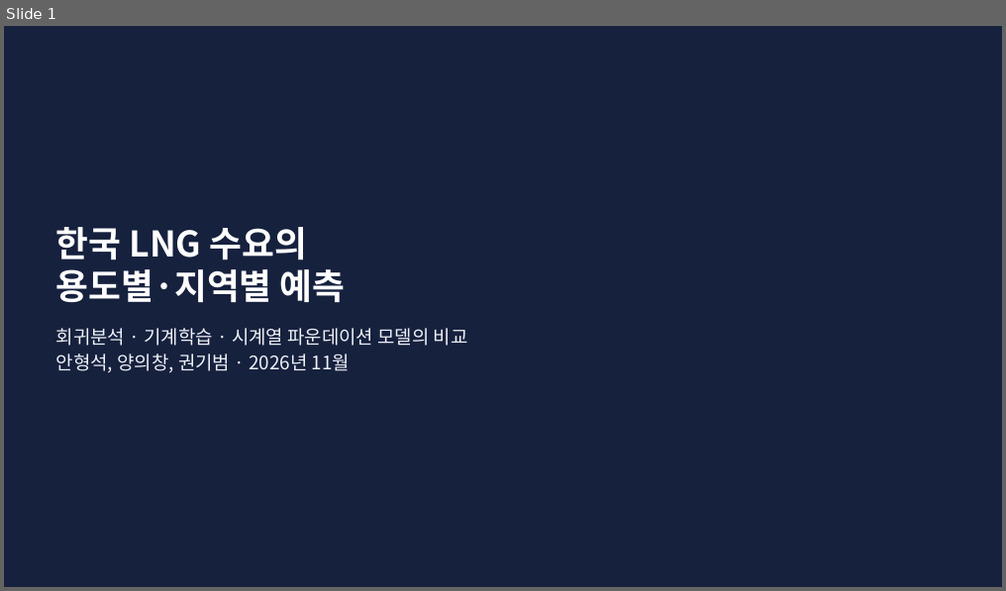
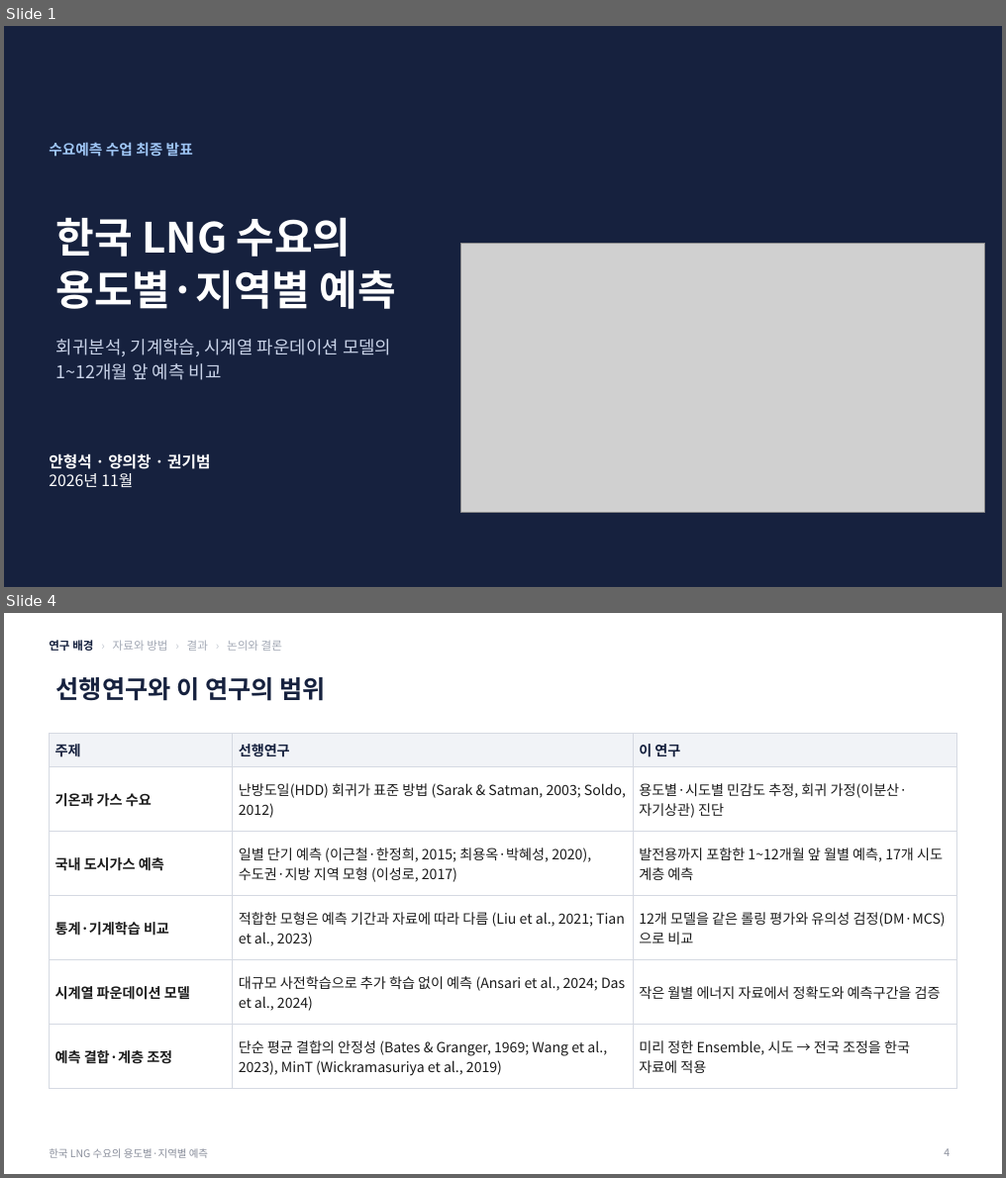
Before and after one commit to seoki0804/LNG_D_F, a slide deck: korea/report/한국_LNG_수요예측_발표.pptx. Shown one above the other, each under a label of ours: slide 1 before the commit, slides 1 and 4 after it; the slides between them are not shown. The pictures are 1006x591 and 1006x1178 pixels, drawn with LibreOffice and Linux fonts; fonts in the diff are those of the drawing; grey boxes stand for pictures. Boxes give left, top, right and bottom in pixels: in the first picture for what was removed or moved away, otherwise in the second. Text is boxed around its words. In the diff, an @@ line names an element or a change of style, - is before the commit and + after.

```diff
--- a/korea/report/한국_LNG_수요예측_발표.pptx
+++ b/korea/report/한국_LNG_수요예측_발표.pptx
@@ slide 4 added at (4, 613, 1002, 1174), background #FFFFFF @@
@@ text added at (49, 640, 282, 651), 11 pt, text #A3A9B5 @@
+연구 배경 › 자료와 방법 › 결과 › 논의와 결론
@@ title added at (56, 677, 326, 701), 24 pt, text #16213E, bold @@
+선행연구와 이 연구의 범위
@@ table added at (49, 733, 957, 1080), 6 rows, 3 columns @@
+주제 | 선행연구 | 이 연구
+기온과 가스 수요 | 난방도일(HDD) 회귀가 표준 방법 (Sarak & Satman, 2003; Soldo, 2012) | 용도별·시도별 민감도 추정, 회귀 가정(이분산·자기상관) 진단
+국내 도시가스 예측 | 일별 단기 예측 (이근철·한정희, 2015; 최용옥·박혜성, 2020), 수도권·지방 지역 모형 (이성로, 2017) | 발전용까지 포함한 1~12개월 앞 월별 예측, 17개 시도 계층 예측
+통계·기계학습 비교 | 적합한 모형은 예측 기간과 자료에 따라 다름 (Liu et al., 2021; Tian et al., 2023) | 12개 모델을 같은 롤링 평가와 유의성 검정(DM·MCS)으로 비교
+시계열 파운데이션 모델 | 대규모 사전학습으로 추가 학습 없이 예측 (Ansari et al., 2024; Das et al., 2024) | 작은 월별 에너지 자료에서 정확도와 예측구간을 검증
+예측 결합·계층 조정 | 단순 평균 결합의 안정성 (Bates & Granger, 1969; Wang et al., 2023), MinT (Wickramasuriya et al., 2019) | 미리 정한 Ensemble, 시도 → 전국 조정을 한국 자료에 적용
@@ text added at (49, 1149, 208, 1158), 10 pt, text #8A8F9C @@
+한국 LNG 수요의 용도별·지역별 예측
@@ page number added at (944, 1149, 949, 1157), 10 pt, text #8A8F9C @@
+4
@@ slide 1 changed as well @@
@@ text added at (49, 142, 193, 157), 14 pt, text #9EC5F4, bold @@
+수요예측 수업 최종 발표
@@ title "한국 LNG 수요의": place and size @@
-title "한국 LNG 수요의" at (56, 227, 346, 302)
+title "한국 LNG 수요의" at (56, 217, 396, 309)
@@ title "한국 LNG 수요의" at (56, 217, 396, 309): size 34 to 40 pt; line spacing 1 to 1.05 @@
@@ picture added at (460, 243, 985, 513) @@
@@ text at (56, 339, 391, 380): text changed; size 18 to 17 pt; text colour #EEF1F7 to #C9D3E8 @@
-회귀분석 · 기계학습 · 시계열 파운데이션 모델의 비교
-안형석, 양의창, 권기범 · 2026년 11월
+회귀분석, 기계학습, 시계열 파운데이션 모델의
+1~12개월 앞 예측 비교
@@ text added at (49, 454, 210, 487), 15 pt, text #FFFFFF, bold @@
+안형석 · 양의창 · 권기범
+2026년 11월
```
Also in this commit, not shown: 8 other slides changed, 23 other slides added, 10 slides removed, 30 other files.
